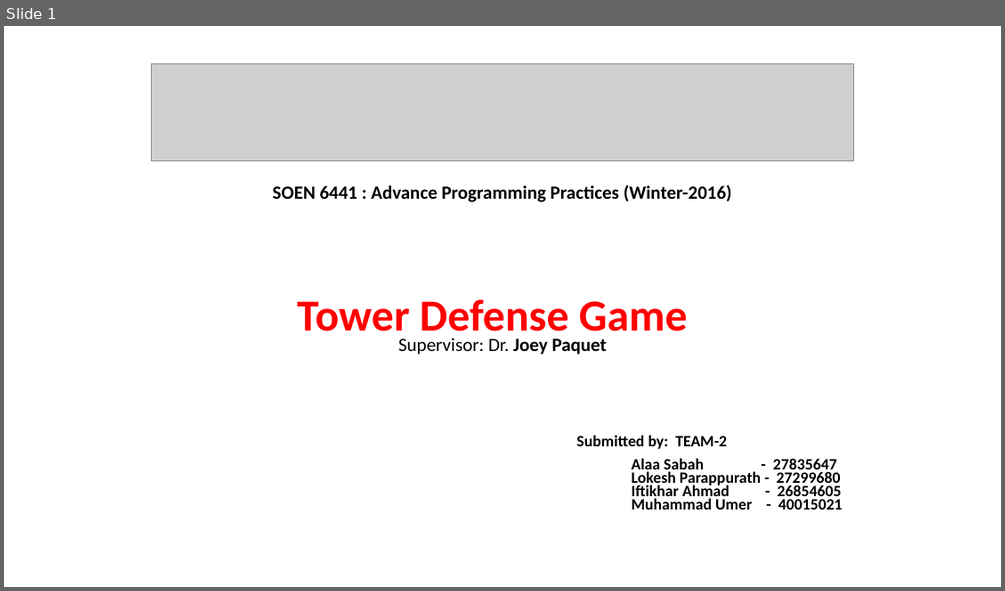
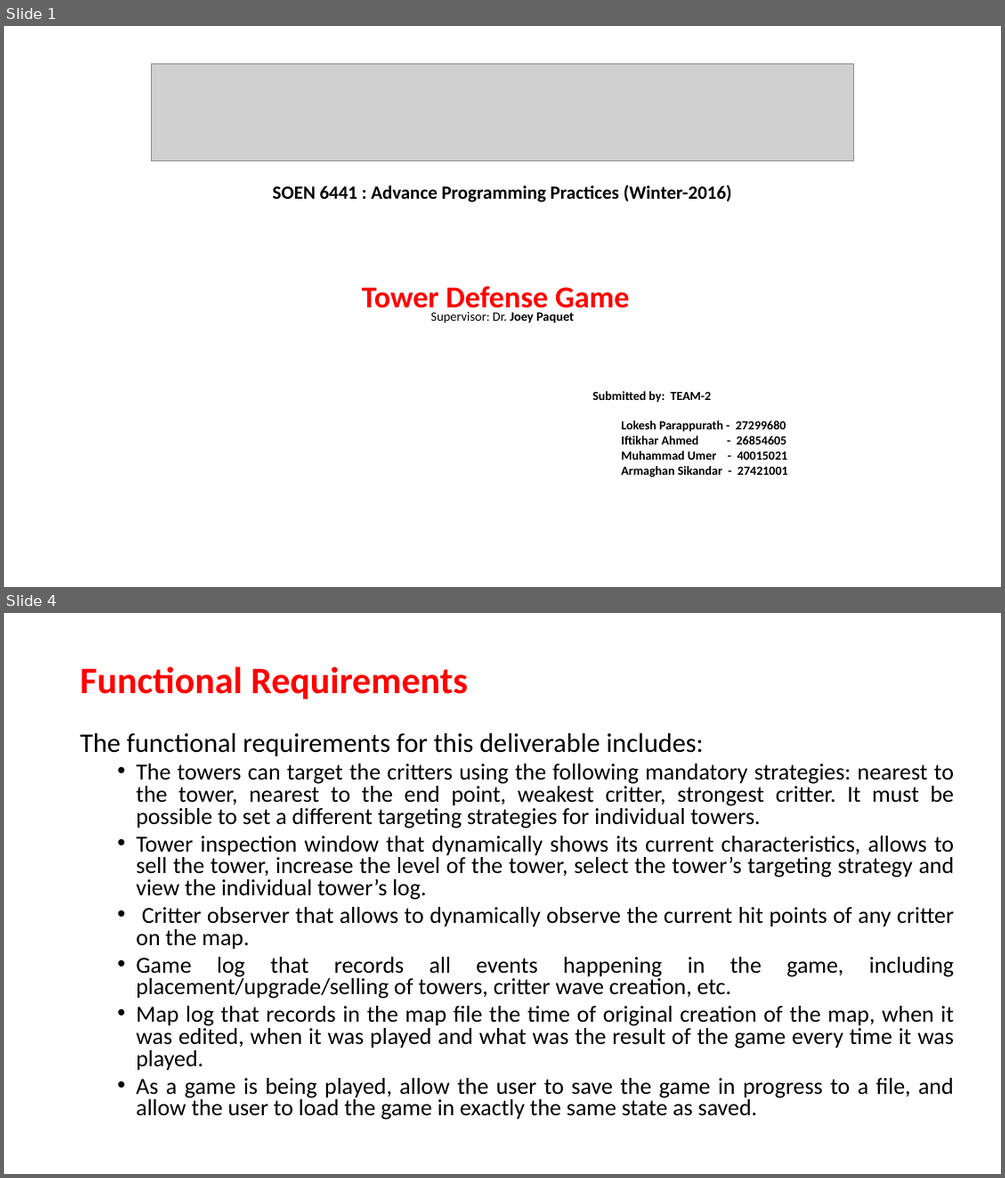
Before and after one commit to umerkk/TD-Game, a slide deck: document/Presentation.pptx. Shown one above the other, each under a label of ours: slide 1 before the commit, slides 1 and 4 after it; the slides between them are not shown. The pictures are 1005x591 and 1005x1178 pixels, drawn with LibreOffice and Linux fonts; fonts in the diff are those of the drawing; grey boxes stand for pictures. Boxes give left, top, right and bottom in pixels: in the first picture for what was removed or moved away, otherwise in the second. Text is boxed around its words. In the diff, an @@ line names an element or a change of style, - is before the commit and + after.

```diff
--- a/document/Presentation.pptx
+++ b/document/Presentation.pptx
@@ slide 4 added at (4,613,1001,1174), background #FFFFFF @@
@@ title added at (80,666,468,699), 36 pt, text #FF0000, bold @@
+Functional Requirements
@@ text added at (80,733,955,1119), 22.2 pt, text #000000 @@
+The functional requirements for this deliverable includes:
+  • The towers can target the critters using the following mandatory strategies: nearest to the tower, nearest to the end point, weakest critter, strongest critter. It must be possible to set a different targeting strategies for individual towers.
+  • Tower inspection window that dynamically shows its current characteristics, allows to sell the tower, increase the level of the tower, select the tower’s targeting strategy and view the individual tower’s log.
+  • Critter observer that allows to dynamically observe the current hit points of any critter on the map.
+  • Game log that records all events happening in the game, including placement/upgrade/selling of towers, critter wave creation, etc.
+  • Map log that records in the map file the time of original creation of the map, when it was edited, when it was played and what was the result of the game every time it was played.
+  • As a game is being played, allow the user to save the game in progress to a file, and allow the user to load the game in exactly the same state as saved.
@@ slide 1 changed as well @@
@@ subtitle at (362,286,712,402): size 42.8 to 29.2 pt in "Tower Defense Game"; size 18.1 to 12.3 pt in "Supervisor: Dr. Joey Paquet"; size 15.2 to 12 pt in "Submitted by: TEAM-2" @@
@@ subtitle at (621,420,788,477): text changed; size 15.2 to 12 pt @@
-Alaa Sabah - 27835647
-Lokesh Parappurath - 27299680
-Iftikhar Ahmad - 26854605
-Muhammad Umer - 40015021
+Lokesh Parappurath - 27299680
+Iftikhar Ahmed - 26854605
+Muhammad Umer - 40015021
+Armaghan Sikandar - 27421001
```
Also in this commit, not shown: 4 other slides changed, 8 other slides added, 7 slides removed, 1 other file.
